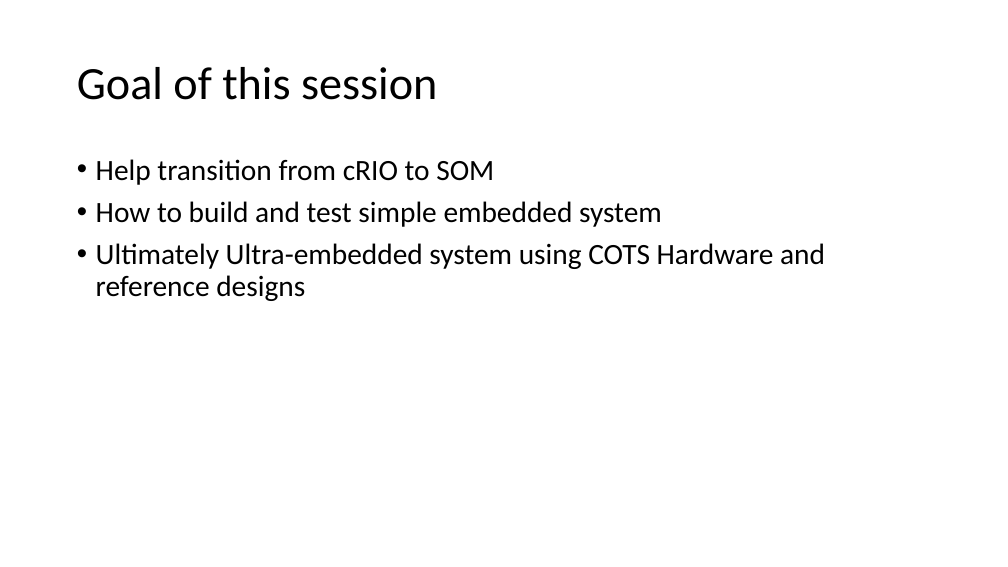
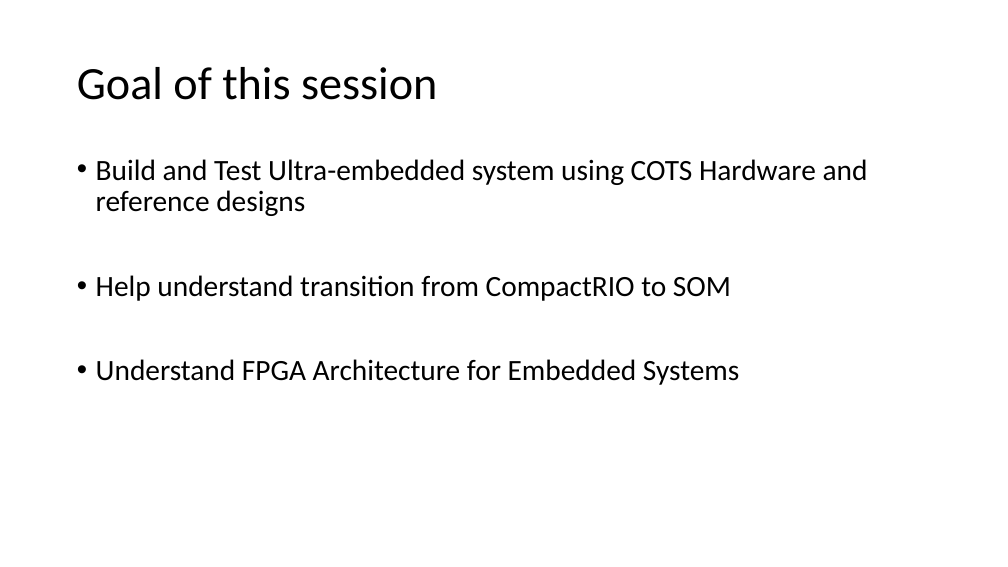
Before and after one commit to kalyanramu/Presentations, a slide deck: slide 4 of HandsOnSession.pptx (slide 3 before the commit). Drawn at 1008x567 pixels with LibreOffice and Linux fonts; fonts in the diff are those of the drawing. Boxes give left, top, right and bottom in pixels: in the first picture for what was removed or moved away, otherwise in the second. Text is boxed around its words. In the diff, an @@ line names an element or a change of style, - is before the commit and + after.

```diff
--- a/HandsOnSession.pptx
+++ b/HandsOnSession.pptx
@@ text at (96,159,868,385): text changed @@
-• Help transition from cRIO to SOM
-• How to build and test simple embedded system
-• Ultimately Ultra-embedded system using COTS Hardware and reference designs
+• Build and Test Ultra-embedded system using COTS Hardware and reference designs
+• Help understand transition from CompactRIO to SOM
+• Understand FPGA Architecture for Embedded Systems
```
Also in this commit, not shown: 4 other slides changed.
